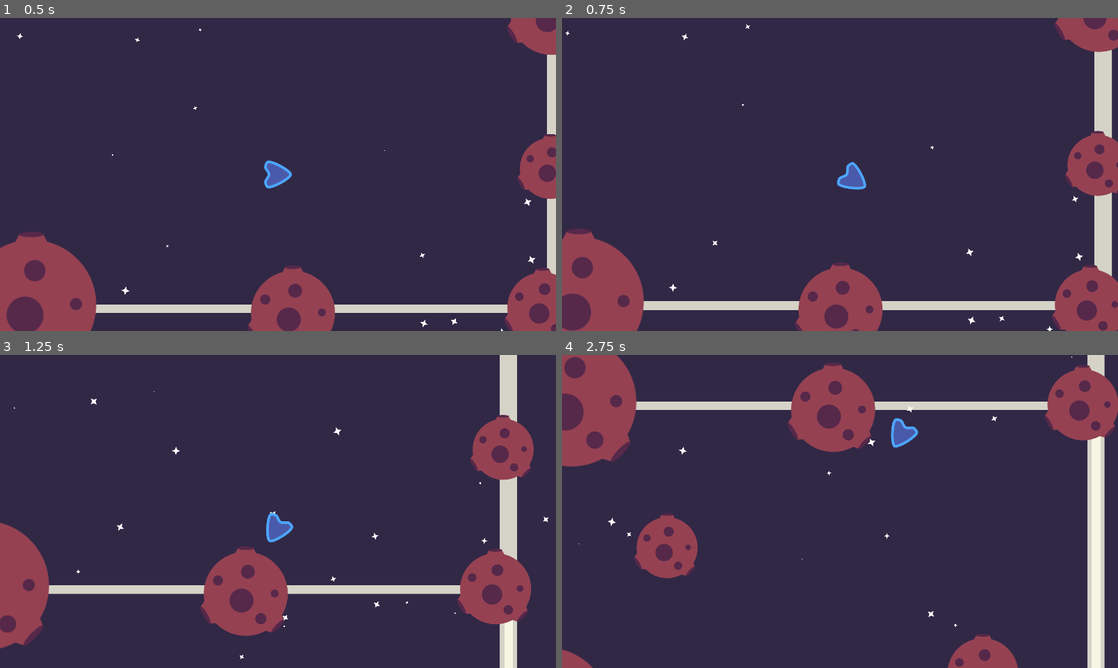
Above: before the commit, frames 1-4 (two rows, left to right).
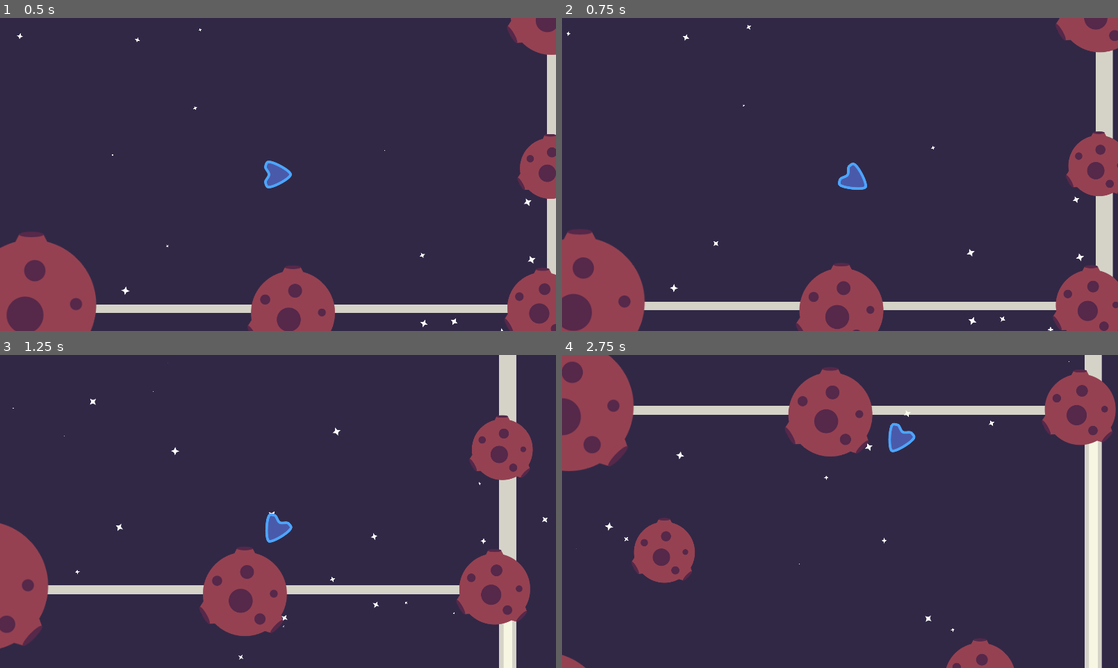
Above: after the commit, the same moments.

Repository: gdquest-demos/godot-mini-tuts-demos
Game: Godot game, scene res://Demo.tscn
Two runs of this game, one before a commit and one after it. Both use one fixed random seed, a clock stepped at 60 frames per second and the inputs below.
Inputs:
- Up to frame 1 (0.5 s): no input
- Up to frame 2 (0.75 s): hold D (right) from 0.53 s (still down); hold Space (move) from 0.53 s (still down)
- Up to frame 3 (1.25 s): keep holding D (right); keep holding Space (move)
- Up to frame 4 (2.75 s): release D (right) at 1.28 s; release Space (move) at 1.28 s; hold A (left) 1.28-2.03 s; tap Space (move) at 1.35 s; hold D (right) from 2.03 s (still down); hold Space (move) from 2.03 s (still down)

Frame 1 is identical in both runs. In frame 2, 1.2% of the frame differs, in the area x 0-100%, y 0-100%; in frame 3, 1.2%; in frame 4, 7.7%.

Commit message:
Added mass to steering

Diff:
--- a/2d/anchor-camera/Actors/AnchorCamera2D.gd
+++ b/2d/anchor-camera/Actors/AnchorCamera2D.gd
@@ -5,6 +5,7 @@
 
 export var tween_duration := 0.5
 export var max_speed := 2000.0
+export var mass := 2.0
 
 var _velocity = Vector2.ZERO
 var _anchor_position := Vector2.ZERO
@@ -51,5 +52,5 @@
 	if distance_to_target < SLOW_RADIUS * zoom.x:
 		desired_velocity *= (distance_to_target / (SLOW_RADIUS * zoom.x))
 
-	_velocity += desired_velocity - _velocity
+	_velocity += (desired_velocity - _velocity) / mass
 	position += _velocity * get_physics_process_delta_time()
--- a/2d/anchor-camera/Actors/AnchorCamera2D.tscn
+++ b/2d/anchor-camera/Actors/AnchorCamera2D.tscn
@@ -5,3 +5,4 @@
 [node name="AnchorCamera" type="Camera2D"]
 current = true
 script = ExtResource( 1 )
+mass = 2.0
